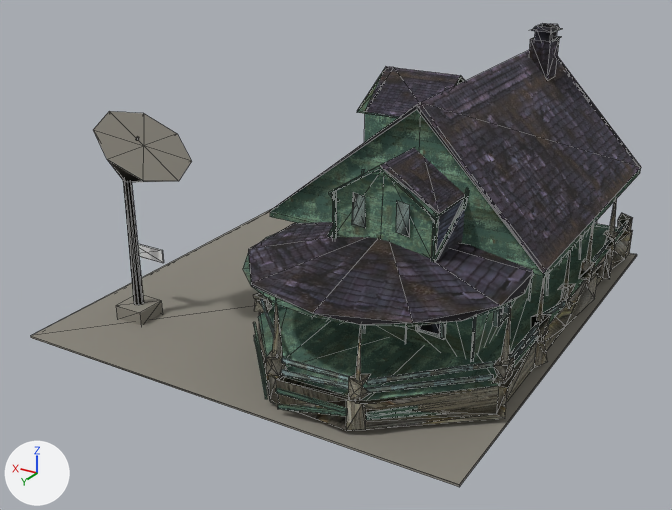
The glTF model assets/dist/dweller_building_lab/lod0.glb, before and after one commit.
Camera for both pictures: a 50 mm lens placed at (-16.5, 29.6, 16.2), pointed at (0.3, 1.6, 2.2). Every picture has the same lights, and +X, +Y and +Z are marked at lower left. The older version comes first. Mesh edges are drawn as thin lines. Vertices at exactly the same position are counted once.

Script lines for the objects in view, before the commit:
```python
me_dweller_building_lab = bpy.data.meshes.new('dweller_building_lab')
me_dweller_building_lab.from_pydata(...)  # 1272 vertices, 1971 faces; spans x -8.5..8.5, y -9.5..9.5, z 0.0..10.0
# faces by material slot: [550, 112, 572, 128, 12, 597]
me_dweller_building_lab.materials.append(mat_frame_wood)
me_dweller_building_lab.materials.append(mat_metal)  # grey #8a867c
me_dweller_building_lab.materials.append(mat_plank_grey)  # picture img_plank_grey_diffuse
me_dweller_building_lab.materials.append(mat_roof)
me_dweller_building_lab.materials.append(mat_team_trim)  # white #e7e7e7
me_dweller_building_lab.materials.append(mat_wall_paint)
ob_dweller_building_lab = bpy.data.objects.new('dweller_building_lab', me_dweller_building_lab)
ob_dweller_building_lab.location = (0.0, 0.0, 0.0)
```
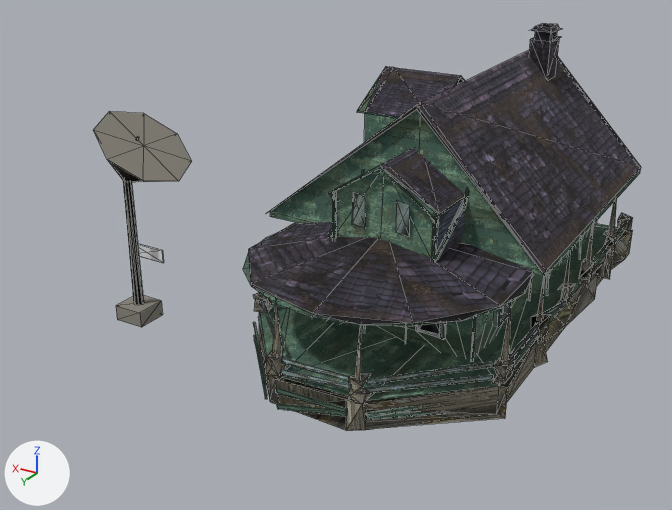
The change in detail:
me_dweller_building_lab is used by ob_dweller_building_lab; location (0.0, 0.0, 0.0).
me_dweller_building_lab had 1272 vertices, 1971 faces and spanned x -8.5..8.5, y -9.5..9.5, z 0.0..10.0.
me_dweller_building_lab now has 1272 vertices, 1972 faces and spans x -8.5..7.0, y -9.3..9.3, z 0.0..10.0.
me_dweller_building_lab part 1: the loose piece of 8 vertices spanning x -8.5..8.5, y -9.5..9.5, z 0.0..0.1 is deleted.
Part 2, on me_dweller_building_lab:
3 vertices are removed from x -8.1..1.6, y -8.4..9.0, z 1.5..1.9.
52 faces are deleted.
12 vertices move within x -7.9..0.7, y -5.6..9.2, z 0.5..4.2.
11 vertices are added at x -7.9..0.7, y -8.5..9.2, z 0.5..4.2.
20 new faces join them, mat_frame_wood.
31 new faces join them, mat_plank_grey (picture img_plank_grey_diffuse).
14 new faces join them, mat_wall_paint.

Location of each change, [x1, y1, x2, y2] in pixels of the pictures (672 x 510 px; the box of a moved part takes in the faces that stretch with it):
'dweller_building_lab', reshaped (10% narrower, 12% shorter): before [31, 23, 641, 487]; after [93, 23, 641, 430]
part 1 of me_dweller_building_lab, deleted: before [31, 209, 637, 487]
part 2 of me_dweller_building_lab, moved or reshaped: [254, 219, 630, 410] in both
